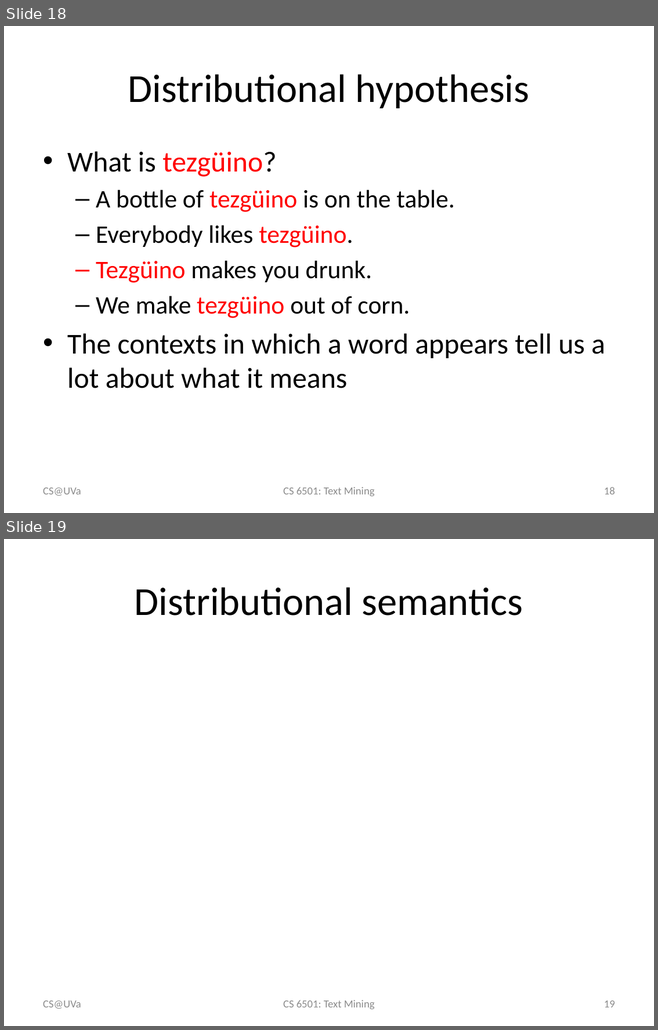
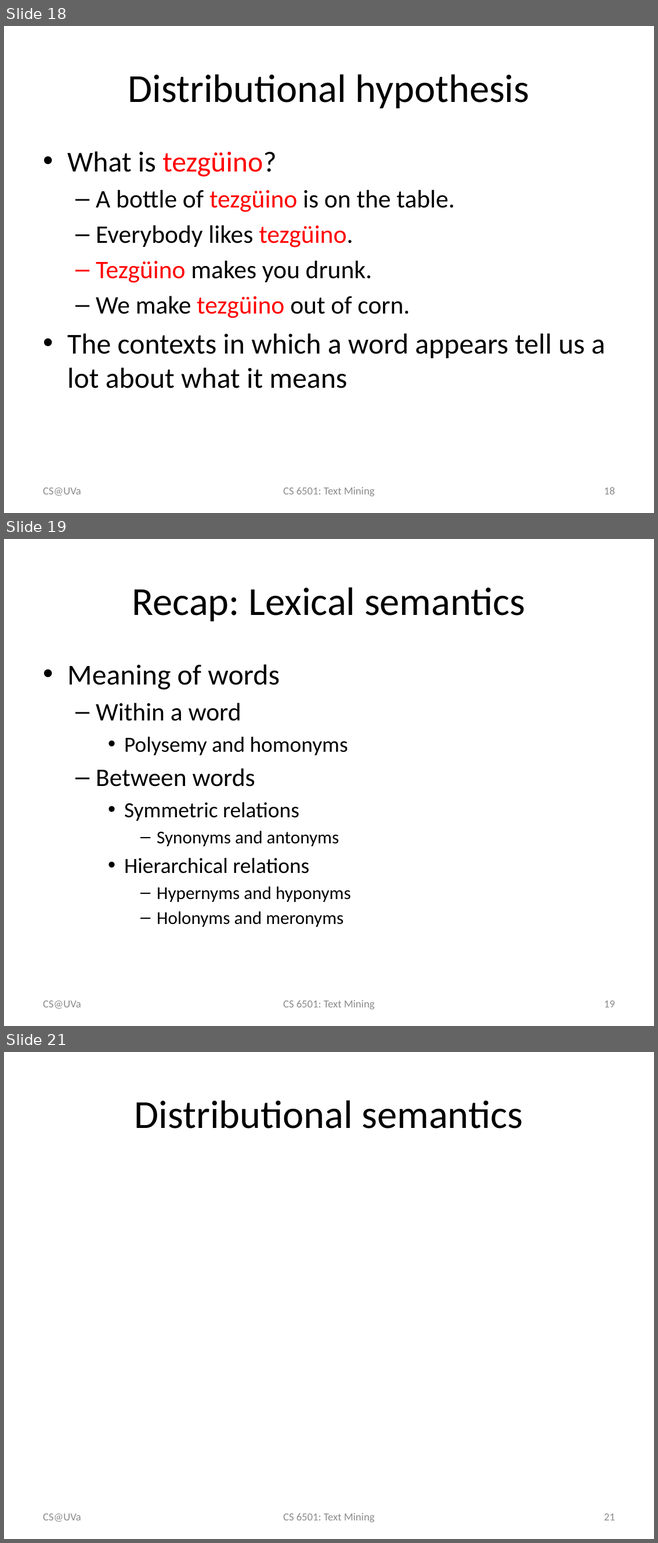
Before and after one commit to wang296/CS6501-Text-Mining, a slide deck: docs/LexicalSemanticsWordSenses.pptx. Shown one above the other, each under a label of ours: slides 18 and 19 before the commit, slides 18, 19 and 21 after it; the slides between them are not shown. The pictures are 658x1030 and 658x1543 pixels, drawn with LibreOffice and Linux fonts; fonts in the diff are those of the drawing; grey boxes stand for pictures. Boxes give left, top, right and bottom in pixels: in the first picture for what was removed or moved away, otherwise in the second. Text is boxed around its words. In the diff, an @@ line names an element or a change of style, - is before the commit and + after.

```diff
--- a/docs/LexicalSemanticsWordSenses.pptx
+++ b/docs/LexicalSemanticsWordSenses.pptx
@@ slide 19 added at [4, 539, 654, 1026], background #FFFFFF @@
@@ title added at [132, 587, 525, 621], 44 pt, text #000000 @@
+Recap: Lexical semantics
@@ text added at [67, 664, 351, 927], 24 pt, text #000000 @@
+  • Meaning of words
+  – Within a word
+    • Polysemy and homonyms
+  – Between words
+    • Symmetric relations
+      – Synonyms and antonyms
+    • Hierarchical relations
+      – Hypernyms and hyponyms
+      – Holonyms and meronyms
@@ text added at [43, 1001, 81, 1009], 12 pt, text #8C8C8C @@
+CS@UVa
@@ text added at [283, 1000, 375, 1009], 12 pt, text #8C8C8C @@
+CS 6501: Text Mining
@@ page number added at [604, 1001, 615, 1008], 12 pt, text #8C8C8C @@
+19
@@ what was slide 19 is now slide 21 @@
@@ page number at [604, 1514, 615, 1521]: text changed @@
-19
+21
```
Also in this commit, not shown: 3 slides changed, 1 other slide added, 6 other files.
